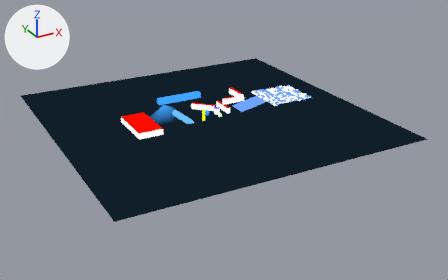
An edit to the Blender file examples/bounds/bounds.blend, drawn before and after from the same camera.
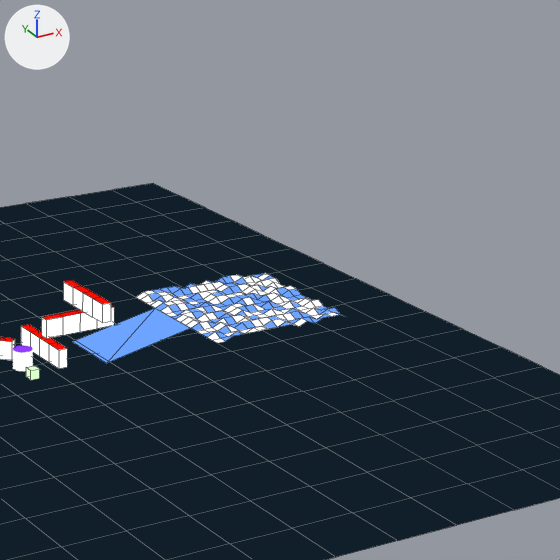
Old and new are each drawn whole from a camera (50 mm lens) standing at (-88.0, -172.2, 75.8) and looking at (3.2, -6.5, -7.1) and again close up on the part from 47% to 84% of the width and 1% to 61% of the height. Lighting does not change. The marker at upper left points along +X, +Y and +Z. The close-ups show mesh edges as thin lines.
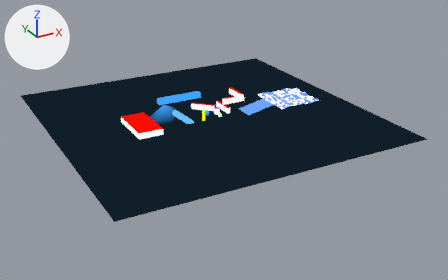
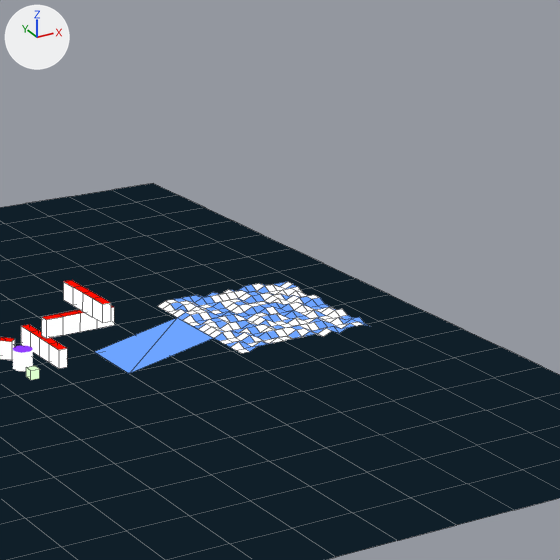
Where the change shows, as pixel boxes [x1, y1, x2, y2] in the close-ups (560 x 560 px):
'Plane', moved
    before: [73, 273, 345, 363]
    after: [95, 282, 368, 374]

The change, as a list of edits to the scene's bpy script:
```text
Change ob_plane:
    ob_plane.location: (12.0, 0.0, 1.0) -> (12.5, -3.6, 1.0)
```
